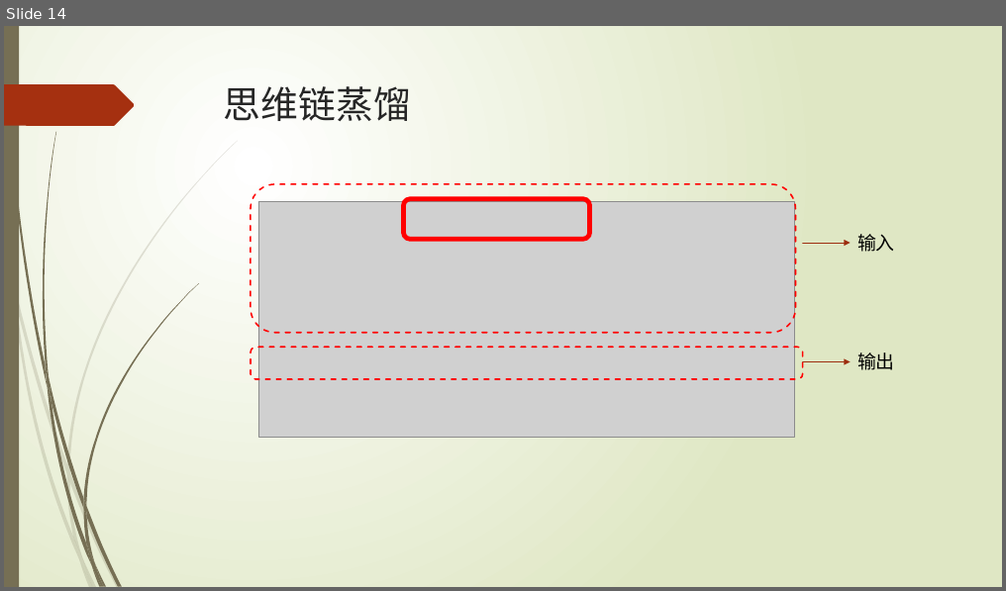
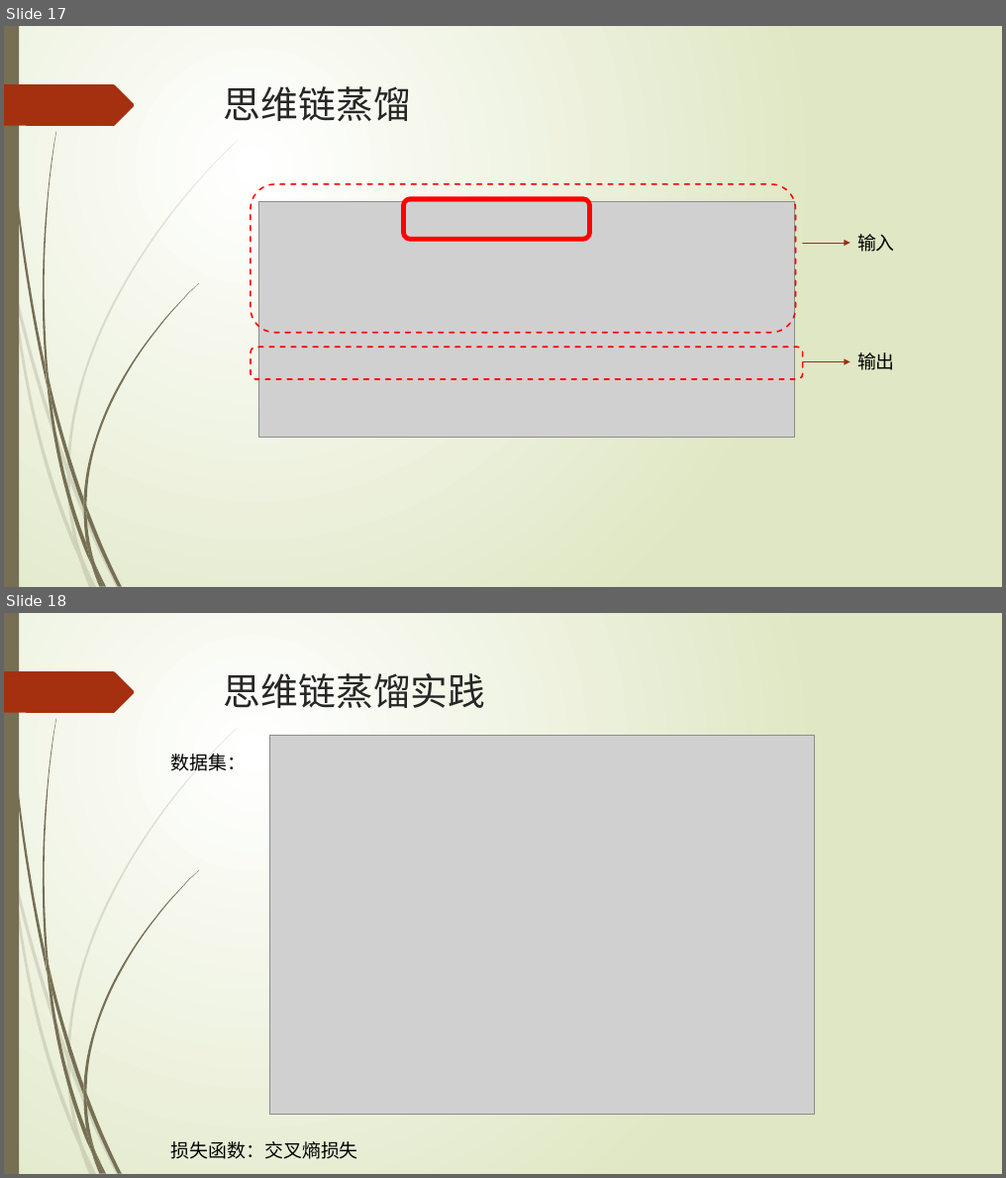
Before and after one commit to datawhalechina/llm-deploy, a slide deck: PPT/distillation.pptx. Shown one above the other, each under a label of ours: slide 14 before the commit, slides 17 and 18 after it. The pictures are 1006x591 and 1006x1178 pixels, drawn with LibreOffice and Linux fonts; fonts in the diff are those of the drawing; grey boxes stand for pictures. Boxes give left, top, right and bottom in pixels: in the first picture for what was removed or moved away, otherwise in the second. Text is boxed around its words. In the diff, an @@ line names an element or a change of style, - is before the commit and + after.

```diff
--- a/PPT/distillation.pptx
+++ b/PPT/distillation.pptx
@@ slide 18 added at (4,613,1002,1174), background gradient #FFFFFF to #DFE8C4; not listed: 24 template elements that a slide beside it also shows @@
@@ title added at (224,673,486,708), 36 pt, text #262626 @@
+思维链蒸馏实践
@@ text added at (171,754,247,771), 18 pt, text #000000 @@
+数据集：
@@ picture added at (269,735,815,1114) @@
@@ text added at (171,1142,358,1159), 18 pt, text #000000 @@
+损失函数：交叉熵损失
@@ what was slide 14 is now slide 17 @@
```
Also in this commit, not shown: 5 slides changed, 3 other slides added, 1 other file.
